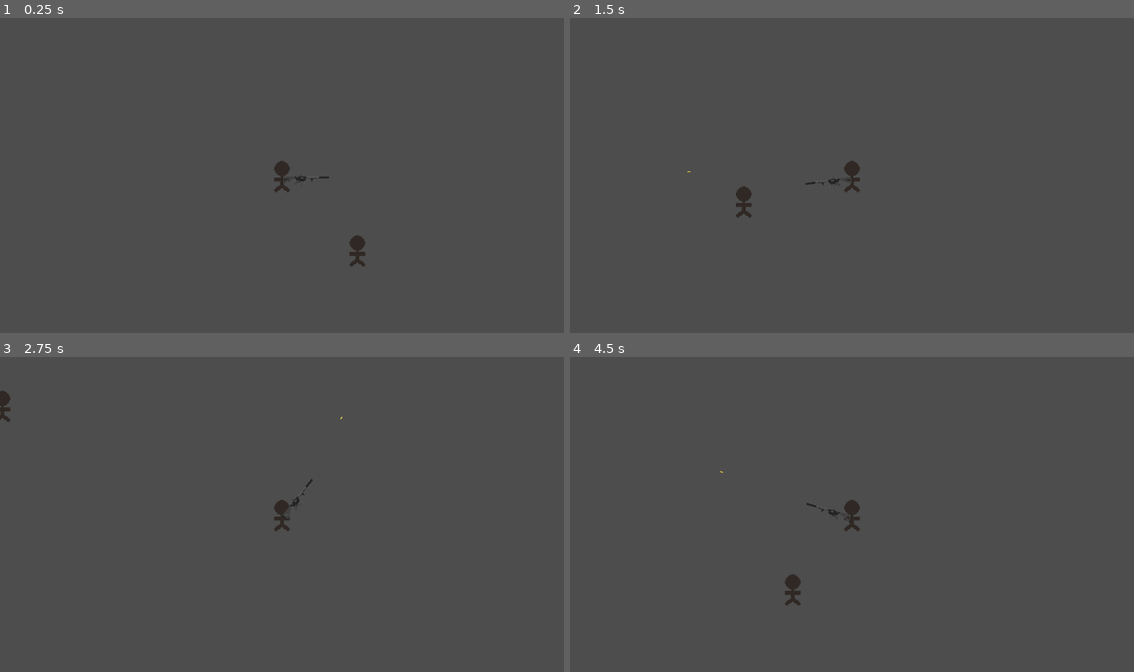
Above: before the commit, frames 1-4 (two rows, left to right).
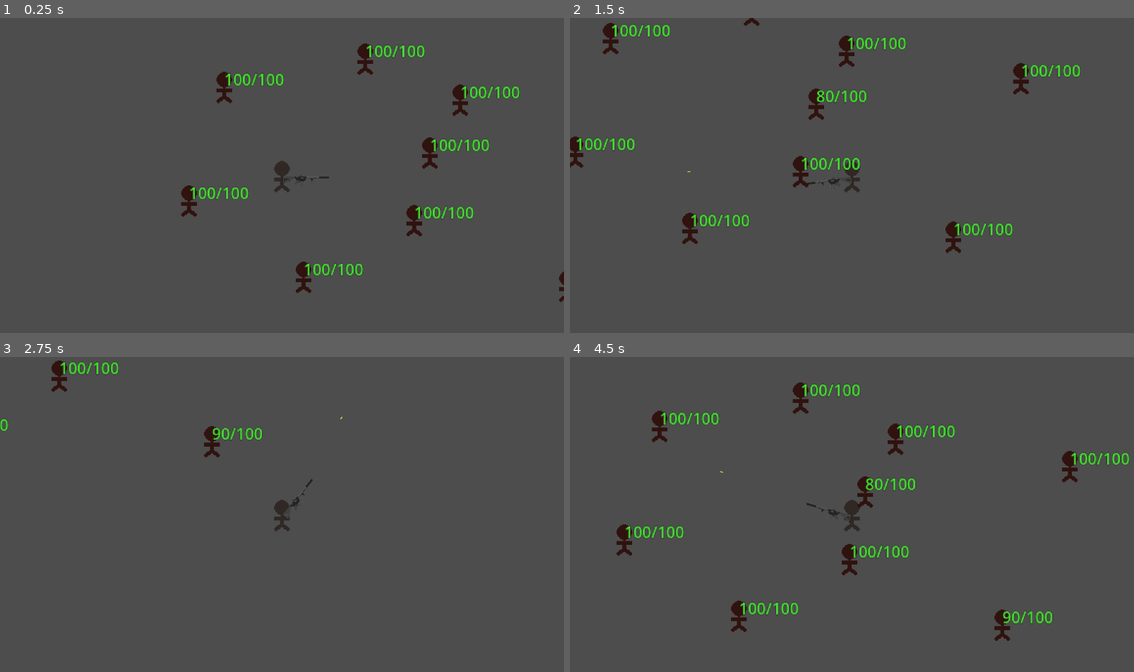
Above: after the commit, the same moments.

Repository: ExHilEr8/Personal-Game-Jam
Game: Godot game, scene res://scenes/main.tscn
Same seed, same stepped clock (60 frames per second), same inputs: the game is played once before the commit and once after it. Sound files missing from this copy of the repository are replaced by a short silence.
Inputs (mouse positions are in pixels of both pictures, inside the frame that each line leads up to):
- Up to frame 1 (0.25 s): no input
- Up to frame 2 (1.5 s): tap Enter at 0.5 s; move the mouse to (976, 159) at 0.52 s; press the mouse at (976, 159) at 0.53 s; hold D (move_right) 0.53-1.28 s; move the mouse to (739, 191) at 1.27 s; release the mouse at (739, 191) at 1.28 s; hold S (move_down) from 1.28 s (still down); click (739, 191) at 1.35 s
- Up to frame 3 (2.75 s): move the mouse to (338, 445) at 2.02 s; release S (move_down) at 2.03 s; press the mouse at (338, 445) at 2.03 s; hold D (move_right) from 2.03 s (still down)
- Up to frame 4 (4.5 s): move the mouse to (823, 577) at 2.77 s; release D (move_right) at 2.78 s; release the mouse at (823, 577) at 2.78 s; hold W (move_up) 2.78-3.53 s; click (823, 577) at 2.85 s; move the mouse to (1021, 561) at 3.52 s; press the mouse at (1021, 561) at 3.53 s; hold A (move_left) from 3.53 s (still down); move the mouse to (682, 467) at 4.27 s; release the mouse at (682, 467) at 4.28 s; click (682, 467) at 4.35 s

The runs differ from the first frame. In frame 1, 2.8% of the frame differs, in the area x 32-100%, y 8-91%; in frame 2, 3.1%; in frame 3, 0.9%; in frame 4, 3.4%, in the area x 8-100%, y 8-91%.

Commit message:
Implemented basic enemy prefab

Diff:
--- /dev/null
+++ b/scenes/Enemy.gd
@@ -0,0 +1,36 @@
+class_name Enemy extends CharacterBody2D
+
+@export_category("Stats")
+@export var health: float = float(100):
+	get:
+		return health
+	set(value):
+		health = value
+		health = clamp(health, 0, max_health)
+
+@export var despawn_on_death: bool = true
+
+var max_health = health
+
+signal took_damage(damage: float)
+signal took_lethal_damage()
+
+# Called when the node enters the scene tree for the first time.
+func _ready():
+	_update_floating_health(0)
+	took_damage.connect(_update_floating_health)
+	took_lethal_damage.connect(_on_lethal_damage)
+
+func take_damage(damage: float) -> void:
+	health -= damage
+	took_damage.emit(damage)
+
+	if(health - damage < 0):
+		took_lethal_damage.emit()
+
+func _on_lethal_damage():
+	if despawn_on_death == true:
+		queue_free()
+
+func _update_floating_health(damage: float):
+	$FloatingUIContainer.get_node("Label").text = (str(health).pad_decimals(0) + "/" + str(max_health).pad_decimals(0))
--- a/scenes/Projectile.gd
+++ b/scenes/Projectile.gd
@@ -1,7 +1,10 @@
 class_name Projectile extends ImpactEffect
 
+@export_category("Animation")
 @export var impact_animator: PackedScene
 @export var animation_name: String = "bulletimpact"
+
+@export_category("Audio")
 @export var impact_sound: AudioStream
 @export var sound_volume : float = 0.0
 @export var sound_attenuation: float = float(1)
@@ -20,6 +23,6 @@
 
 	play_animation(impact_animator, animation_name, bullet_global_position, get_global_rotation())
 	play_sound(impact_sound, bullet_global_position, sound_volume, sound_attenuation)
-	enemy_hit.emit(bullet_global_position, enemy)
+	enemy_hit.emit(bullet_global_position, enemy, self)
 
 	queue_free()
--- a/scenes/WeaponContainer.gd
+++ b/scenes/WeaponContainer.gd
@@ -6,12 +6,10 @@
 func _process(delta):
 	var mouse_position = get_global_mouse_position()
 
-	# If mouse is left of player and sprite is facing right (unflipped)
-	# OR mouse is right of player and sprite is facing left (flipped)
+	# Scales weapon sprite to flip horizontally to adjust for aiming direction
 	if ((mouse_position.x < global_position.x and scale.y > 0) or
 		(mouse_position.x > global_position.x and scale.y < 0)):
 
 		scale.y *= -1
 
-
 	look_at(mouse_position)
--- a/scenes/WeaponController.gd
+++ b/scenes/WeaponController.gd
@@ -1,5 +1,6 @@
 class_name Weapon extends Sprite2D
 
+@export var damage: float = float(1)
 @export var projectile_speed: float = float(550)
 @export var fire_rate: float = float(0.3)
 
@@ -45,11 +46,13 @@
 
 func fire_hitscan():
 	var space_state = get_world_2d().direct_space_state
+
+	# Draw raycast from end of gun to mouse
 	var bullet_raycast = PhysicsRayQueryParameters2D.create($BulletInstancePoint.get_global_position(), get_global_mouse_position())
 	var result = space_state.intersect_ray(bullet_raycast)
 
-func on_enemy_hit(hit_position: Vector2, enemy: Node):
-	pass
+func on_enemy_hit(hit_position: Vector2, enemy: Node, projectile: Projectile):
+	enemy.take_damage(damage)
 
 func _timer_set_can_fire():
 	can_fire = true
--- /dev/null
+++ b/scenes/floating_ui.gd
@@ -0,0 +1,6 @@
+extends Node2D
+
+
+# Called every frame. 'delta' is the elapsed time since the previous frame.
+func _process(delta):
+	global_rotation = 0
--- a/scenes/main.tscn
+++ b/scenes/main.tscn
@@ -1,12 +1,14 @@
-[gd_scene load_steps=6 format=3 uid="uid://dib3hnth51t1o"]
+[gd_scene load_steps=7 format=3 uid="uid://dib3hnth51t1o"]
 
 [ext_resource type="PackedScene" uid="uid://dbwiyy32jjiv8" path="res://scenes/player/player.tscn" id="1_scfp7"]
 [ext_resource type="Script" path="res://scenes/WeaponContainer.gd" id="2_ex5qh"]
 [ext_resource type="PackedScene" uid="uid://cv3jeqsihp3ey" path="res://scenes/weapons/assault_rifles/m4.tscn" id="3_tawrs"]
 [ext_resource type="Texture2D" uid="uid://8ba48ruimrsk" path="res://assets/sprites/tempplayer.png" id="4_c8107"]
+[ext_resource type="PackedScene" uid="uid://bew6phnc4wfen" path="res://scenes/prefabs/EnemyPrefab.tscn" id="4_oagll"]
 
-[sub_resource type="RectangleShape2D" id="RectangleShape2D_vnd6t"]
-size = Vector2(16, 32)
+[sub_resource type="CapsuleShape2D" id="CapsuleShape2D_f2dak"]
+radius = 8.0
+height = 32.0
 
 [node name="Main" type="Node2D"]
 
@@ -17,16 +19,142 @@
 
 [node name="Weapon" parent="Player/WeaponContainer" instance=ExtResource("3_tawrs")]
 position = Vector2(24, 4)
+damage = 5.0
 projectile_speed = 1200.0
 fire_rate = 0.075
 
-[node name="Tempplayer" type="Sprite2D" parent="."]
-position = Vector2(77, 76)
+[node name="EnemyPrefab" parent="." instance=ExtResource("4_oagll")]
+position = Vector2(-95, 25)
+
+[node name="Sprite2D" parent="EnemyPrefab" index="0"]
+self_modulate = Color(1, 0.466667, 0.415686, 1)
 texture = ExtResource("4_c8107")
 
-[node name="StaticBody2D" type="StaticBody2D" parent="Tempplayer" groups=["Enemy"]]
-collision_layer = 7
-collision_mask = 7
+[node name="FloatingUIContainer" parent="EnemyPrefab" index="1"]
+position = Vector2(0, -20)
+metadata/_edit_group_ = true
 
-[node name="CollisionShape2D" type="CollisionShape2D" parent="Tempplayer/StaticBody2D"]
-shape = SubResource("RectangleShape2D_vnd6t")
+[node name="CollisionShape2D" type="CollisionShape2D" parent="EnemyPrefab"]
+shape = SubResource("CapsuleShape2D_f2dak")
+
+[node name="EnemyPrefab2" parent="." instance=ExtResource("4_oagll")]
+position = Vector2(-59, -91)
+
+[node name="Sprite2D" parent="EnemyPrefab2" index="0"]
+self_modulate = Color(1, 0.466667, 0.415686, 1)
+texture = ExtResource("4_c8107")
+
+[node name="FloatingUIContainer" parent="EnemyPrefab2" index="1"]
+position = Vector2(0, -20)
+metadata/_edit_group_ = true
+
+[node name="CollisionShape2D" type="CollisionShape2D" parent="EnemyPrefab2"]
+shape = SubResource("CapsuleShape2D_f2dak")
+
+[node name="EnemyPrefab3" parent="." instance=ExtResource("4_oagll")]
+position = Vector2(151, -24)
+
+[node name="Sprite2D" parent="EnemyPrefab3" index="0"]
+self_modulate = Color(1, 0.466667, 0.415686, 1)
+texture = ExtResource("4_c8107")
+
+[node name="FloatingUIContainer" parent="EnemyPrefab3" index="1"]
+position = Vector2(0, -20)
+metadata/_edit_group_ = true
+
+[node name="CollisionShape2D" type="CollisionShape2D" parent="EnemyPrefab3"]
+shape = SubResource("CapsuleShape2D_f2dak")
+
+[node name="EnemyPrefab4" parent="." instance=ExtResource("4_oagll")]
+position = Vector2(85, -120)
+
+[node name="Sprite2D" parent="EnemyPrefab4" index="0"]
+self_modulate = Color(1, 0.466667, 0.415686, 1)
+texture = ExtResource("4_c8107")
+
+[node name="FloatingUIContainer" parent="EnemyPrefab4" index="1"]
+position = Vector2(0, -20)
+metadata/_edit_group_ = true
+
+[node name="CollisionShape2D" type="CollisionShape2D" parent="EnemyPrefab4"]
+shape = SubResource("CapsuleShape2D_f2dak")
+
+[node name="EnemyPrefab5" parent="." instance=ExtResource("4_oagll")]
+position = Vector2(22, 103)
+
+[node name="Sprite2D" parent="EnemyPrefab5" index="0"]
+self_modulate = Color(1, 0.466667, 0.415686, 1)
+texture = ExtResource("4_c8107")
+
+[node name="FloatingUIContainer" parent="EnemyPrefab5" index="1"]
+position = Vector2(0, -20)
+metadata/_edit_group_ = true
+
+[node name="CollisionShape2D" type="CollisionShape2D" parent="EnemyPrefab5"]
+shape = SubResource("CapsuleShape2D_f2dak")
+
+[node name="EnemyPrefab6" parent="." instance=ExtResource("4_oagll")]
+position = Vector2(135, 45)
+
+[node name="Sprite2D" parent="EnemyPrefab6" index="0"]
+self_modulate = Color(1, 0.466667, 0.415686, 1)
+texture = ExtResource("4_c8107")
+
+[node name="FloatingUIContainer" parent="EnemyPrefab6" index="1"]
+position = Vector2(0, -20)
+metadata/_edit_group_ = true
+
+[node name="CollisionShape2D" type="CollisionShape2D" parent="EnemyPrefab6"]
+shape = SubResource("CapsuleShape2D_f2dak")
+
+[node name="EnemyPrefab7" parent="." instance=ExtResource("4_oagll")]
+position = Vector2(182, -78)
+
+[node name="Sprite2D" parent="EnemyPrefab7" index="0"]
+self_modulate = Color(1, 0.466667, 0.415686, 1)
+texture = ExtResource("4_c8107")
+
+[node name="FloatingUIContainer" parent="EnemyPrefab7" index="1"]
+position = Vector2(0, -20)
+metadata/_edit_group_ = true
+
+[node name="CollisionShape2D" type="CollisionShape2D" parent="EnemyPrefab7"]
+shape = SubResource("CapsuleShape2D_f2dak")
+
+[node name="EnemyPrefab8" parent="." instance=ExtResource("4_oagll")]
+position = Vector2(291, 112)
+
+[node name="Sprite2D" parent="EnemyPrefab8" index="0"]
+self_modulate = Color(1, 0.466667, 0.415686, 1)
+texture = ExtResource("4_c8107")
+
+[node name="FloatingUIContainer" parent="EnemyPrefab8" index="1"]
+position = Vector2(0, -20)
+metadata/_edit_group_ = true
+
+[node name="CollisionShape2D" type="CollisionShape2D" parent="EnemyPrefab8"]
+shape = SubResource("CapsuleShape2D_f2dak")
+
+[node name="EnemyPrefab9" parent="." instance=ExtResource("4_oagll")]
+position = Vector2(360, -50)
+
+[node name="Sprite2D" parent="EnemyPrefab9" index="0"]
+self_modulate = Color(1, 0.466667, 0.415686, 1)
+texture = ExtResource("4_c8107")
+
+[node name="FloatingUIContainer" parent="EnemyPrefab9" index="1"]
+position = Vector2(0, -20)
+metadata/_edit_group_ = true
+
+[node name="CollisionShape2D" type="CollisionShape2D" parent="EnemyPrefab9"]
+shape = SubResource("CapsuleShape2D_f2dak")
+
+[editable path="EnemyPrefab"]
+[editable path="EnemyPrefab2"]
+[editable path="EnemyPrefab3"]
+[editable path="EnemyPrefab4"]
+[editable path="EnemyPrefab5"]
+[editable path="EnemyPrefab6"]
+[editable path="EnemyPrefab7"]
+[editable path="EnemyPrefab8"]
+[editable path="EnemyPrefab9"]
--- /dev/null
+++ b/scenes/prefabs/EnemyPrefab.tscn
@@ -0,0 +1,28 @@
+[gd_scene load_steps=4 format=3 uid="uid://bew6phnc4wfen"]
+
+[ext_resource type="Script" path="res://scenes/Enemy.gd" id="1_b72ut"]
+[ext_resource type="Script" path="res://scenes/floating_ui.gd" id="2_gvl0h"]
+
+[sub_resource type="LabelSettings" id="LabelSettings_psh8q"]
+font_color = Color(0.286275, 0.901961, 0.207843, 1)
+outline_size = 1
+outline_color = Color(0, 0, 0, 1)
+
+[node name="EnemyPrefab" type="CharacterBody2D" groups=["Enemy"]]
+motion_mode = 1
+script = ExtResource("1_b72ut")
+metadata/_edit_group_ = true
+
+[node name="Sprite2D" type="Sprite2D" parent="." groups=["Enemy"]]
+metadata/_edit_group_ = true
+
+[node name="FloatingUIContainer" type="Node2D" parent="."]
+script = ExtResource("2_gvl0h")
+
+[node name="Label" type="Label" parent="FloatingUIContainer"]
+offset_right = 40.0
+offset_bottom = 23.0
+label_settings = SubResource("LabelSettings_psh8q")
+horizontal_alignment = 1
+vertical_alignment = 1
+uppercase = true
--- a/scenes/prefabs/ProjectileAnimationEffect.gd
+++ b/scenes/prefabs/ProjectileAnimationEffect.gd
@@ -1,6 +1,4 @@
 extends AnimatedSprite2D
-
-
 
 func _on_animation_finished():
 	queue_free()
--- a/scenes/weapons/assault_rifles/m4.tscn
+++ b/scenes/weapons/assault_rifles/m4.tscn
@@ -1,7 +1,7 @@
 [gd_scene load_steps=4 format=3 uid="uid://cv3jeqsihp3ey"]
 
 [ext_resource type="Script" path="res://scenes/WeaponController.gd" id="1_4crjc"]
-[ext_resource type="Texture2D" uid="uid://djoccl10ixo2k" path="res://assets/sprites/assaultrifle.png" id="1_hvxti"]
+[ext_resource type="Texture2D" uid="uid://djoccl10ixo2k" path="res://assets/sprites/m4.png" id="1_hvxti"]
 [ext_resource type="PackedScene" uid="uid://cm0aq0yd2skvp" path="res://scenes/projectiles/m4bullet.tscn" id="2_iilyh"]
 
 [node name="Weapon" type="Sprite2D"]
Renamed: assets/sprites/assaultrifle.png -> assets/sprites/m4.png
Not shown, changed: assets/sprites/m4.png.import
Not shown, added: scenes/prefabs/Ene5934.tmp
